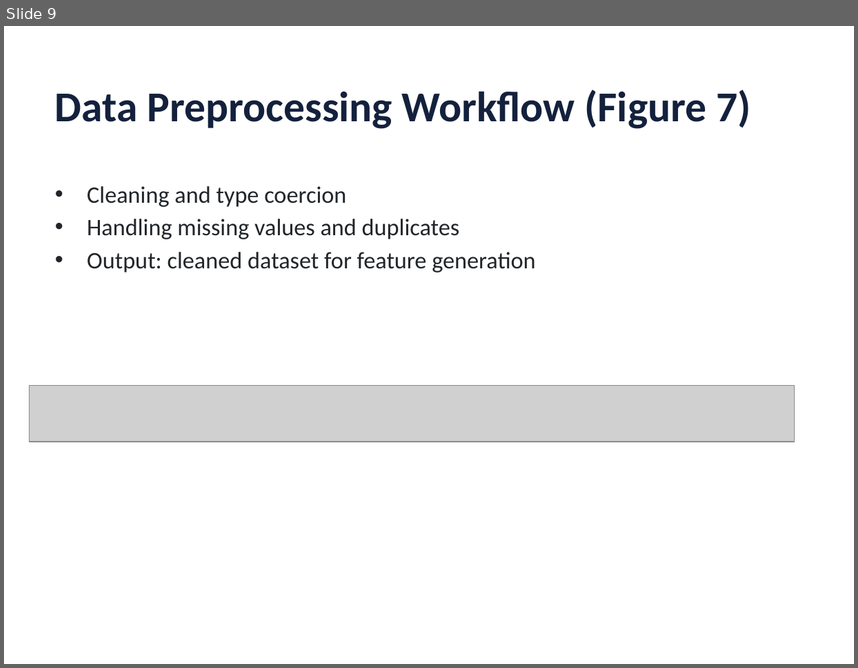
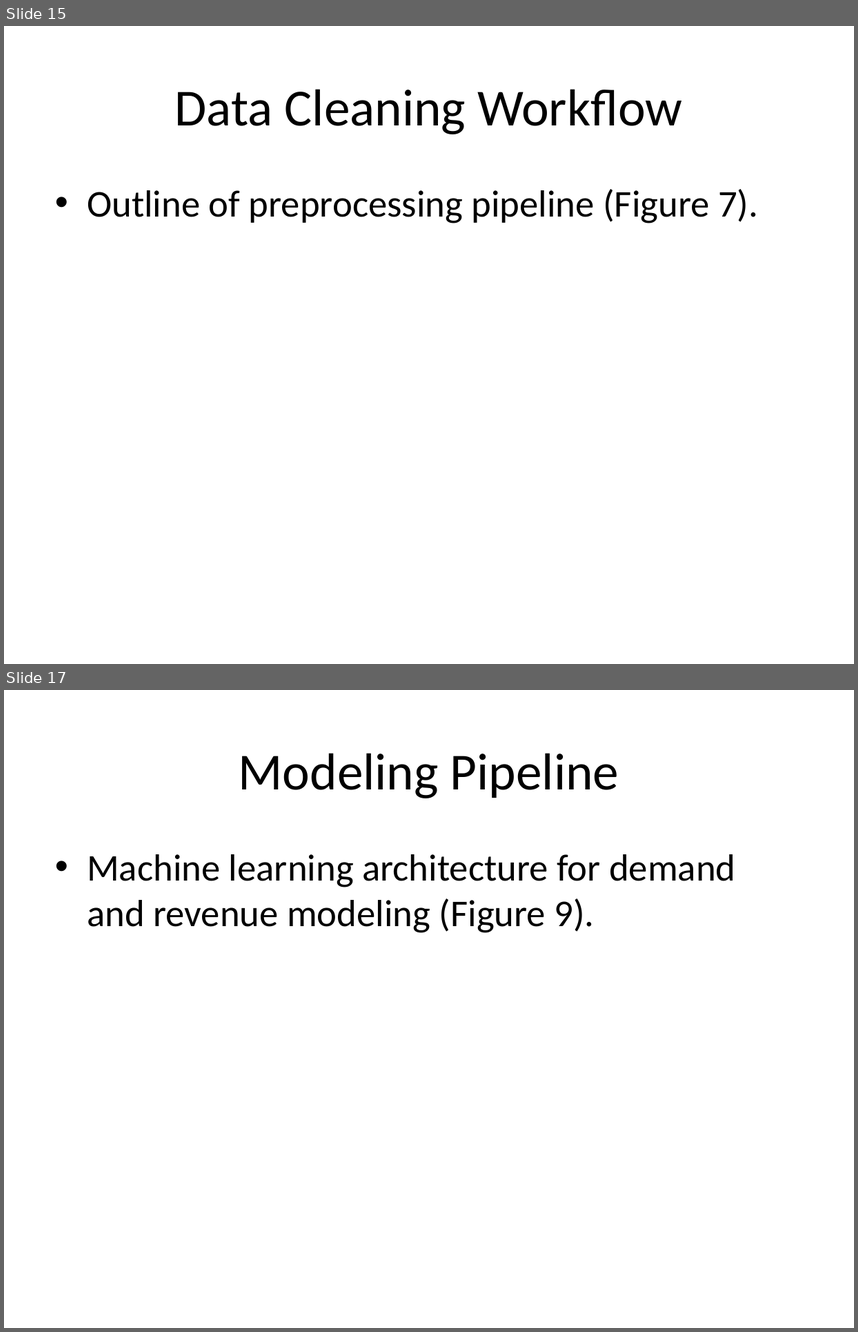
Before and after one commit to kangss1/Project-Uber, a slide deck: Thesis/Machine_Learning_Based_Forecasting_RideHailing_DelhiNCR.pptx. Shown one above the other, each under a label of ours: slide 9 before the commit, slides 15 and 17 after it; the slides between them are not shown. The pictures are 858x668 and 858x1332 pixels, drawn with LibreOffice and Linux fonts; fonts in the diff are those of the drawing; grey boxes stand for pictures. Boxes give left, top, right and bottom in pixels: in the first picture for what was removed or moved away, otherwise in the second. Text is boxed around its words. In the diff, an @@ line names an element or a change of style, - is before the commit and + after.

```diff
--- a/Thesis/Machine_Learning_Based_Forecasting_RideHailing_DelhiNCR.pptx
+++ b/Thesis/Machine_Learning_Based_Forecasting_RideHailing_DelhiNCR.pptx
@@ slide 17 added at [4,690,854,1328], background #FFFFFF @@
@@ title added at [239,753,619,798], 44 pt, text #000000 @@
+Modeling Pipeline
@@ text added at [87,854,736,933], 32 pt, text #000000 @@
+• Machine learning architecture for demand and revenue modeling (Figure 9).
@@ what was slide 9 is now slide 15 @@
@@ slide 15 changed as well @@
@@ title at [175,89,682,134]: text changed; size 36 to 44 pt; text colour #14213D to #000000; bold off @@
-Data Preprocessing Workflow (Figure 7)
+Data Cleaning Workflow
@@ text at [87,189,758,223]: text changed; size 20 to 32 pt; text colour #212529 to #000000 @@
-• Cleaning and type coercion
-• Handling missing values and duplicates
-• Output: cleaned dataset for feature generation
+• Outline of preprocessing pipeline (Figure 7).
@@ picture removed at [30,385,795,441] @@
```
Also in this commit, not shown: 38 other slides added, 24 slides removed, 12 other files.
